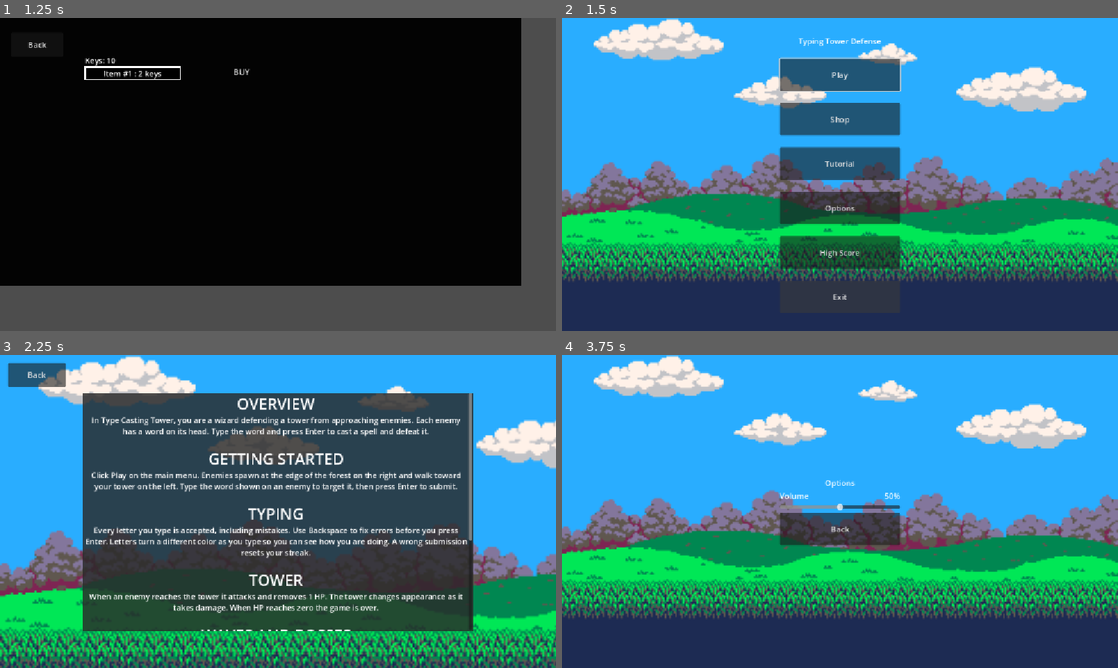
Above: before the commit, frames 1-4 (two rows, left to right).
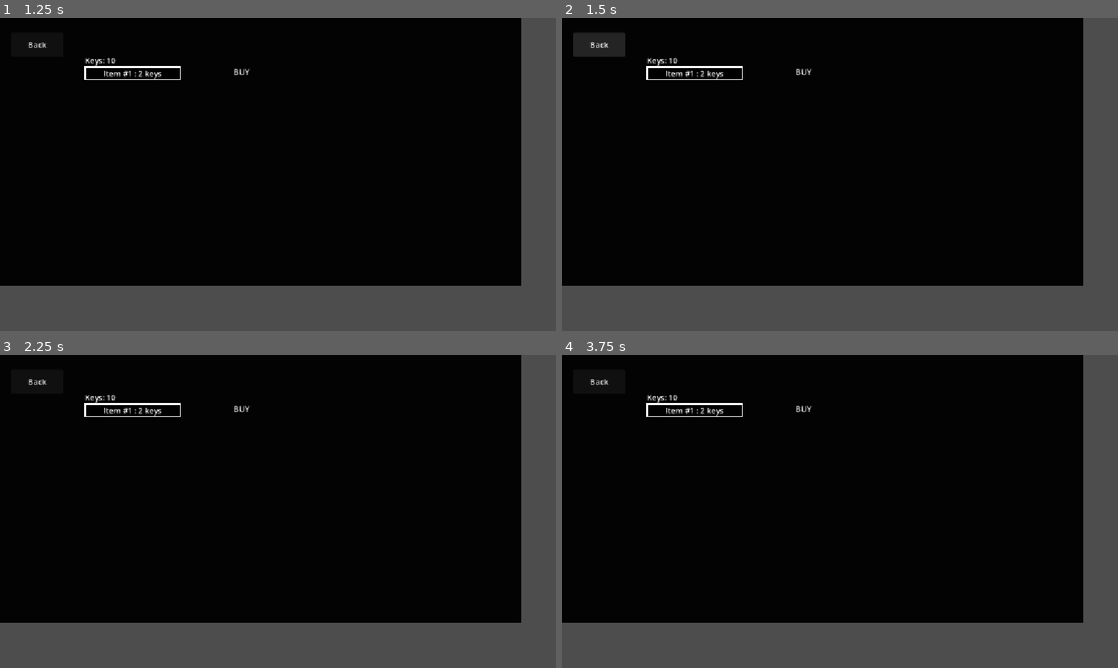
Above: after the commit, the same moments.

Repository: Lychiez/TypingTowerDefense
Game: Godot game, scene res://scenes/menus/main_menu.tscn
The game is run twice, just before and just after one commit, with the same random seed, the same clock (stepped at 60 frames per second) and the same inputs. Sound files missing from this copy of the repository are replaced by a short silence.
Inputs (mouse positions are in pixels of both pictures, inside the frame that each line leads up to):
- Up to frame 1 (1.25 s): click "Shop" at 0.5 s
- Up to frame 2 (1.5 s): click "Back" at 1.25 s
- Up to frame 3 (2.25 s): click (278, 502) at 2 s, where only the run before the commit has a clickable "Tutorial"
- Up to frame 4 (3.75 s): click "Back" at 2.75 s; click (840, 545) at 3.5 s, where only the run before the commit has a clickable "Options"

Frame 1 is identical in both runs. In frame 2, 100% of the frame differs, in the area x 0-100%, y 0-100%; in frame 3, 98%; in frame 4, 100%.

Commit message:
Removed all music fr and created one script and attached it to all return buttons to main menu

Diff:
--- a/game/type-casting-tower/scenes/game/game.tscn
+++ b/game/type-casting-tower/scenes/game/game.tscn
@@ -2,10 +2,10 @@
 
 [ext_resource type="Texture2D" uid="uid://b2gu0ea2h8er7" path="res://assets/Multi_Platformer_Tileset_Free/GrassLand/Background/GrassLand_Background_1.png" id="1_kelw5"]
 [ext_resource type="Script" uid="uid://t62321edhij1" path="res://scenes/game/gameplay.gd" id="1_otnwt"]
-[ext_resource type="Script" uid="uid://cvxwc4hib6pgk" path="res://scenes/game/return_button.gd" id="1_sul5r"]
 [ext_resource type="Texture2D" uid="uid://5685qryksv1" path="res://assets/Multi_Platformer_Tileset_Free/GrassLand/Background/GrassLand_Background_2.png" id="2_lfrn8"]
 [ext_resource type="Texture2D" uid="uid://bwy45db7p8ou2" path="res://assets/Multi_Platformer_Tileset_Free/GrassLand/Background/GrassLand_Background_5.png" id="3_5i0tg"]
 [ext_resource type="Texture2D" uid="uid://dwhx2rxaqoeqx" path="res://assets/Multi_Platformer_Tileset_Free/GrassLand/Props/GrassLand_Tree.png" id="4_lfrn8"]
+[ext_resource type="Script" uid="uid://ckw8fydfo2vhy" path="res://scripts/return_button.gd" id="6_4j704"]
 [ext_resource type="Texture2D" uid="uid://bt242uhnxdc3d" path="res://assets/images/TowerSpriteSheet.png" id="6_5i0tg"]
 [ext_resource type="PackedScene" uid="uid://ddj55mj6w515b" path="res://scenes/player/Player.tscn" id="7_otnwt"]
 [ext_resource type="PackedScene" uid="uid://gtbedv7aqoth" path="res://scenes/enemy/enemy.tscn" id="8_4j704"]
@@ -152,7 +152,6 @@
 texture = ExtResource("4_lfrn8")
 
 [node name="Textbox" type="RichTextLabel" parent="." unique_id=849033249]
-visible = false
 custom_minimum_size = Vector2(512, 128)
 layout_mode = 0
 offset_left = 344.0
@@ -175,7 +174,7 @@
 offset_right = 147.0
 offset_bottom = 99.0
 text = "Back"
-script = ExtResource("1_sul5r")
+script = ExtResource("6_4j704")
 
 [node name="EnemySprite" parent="." unique_id=288556815 instance=ExtResource("8_4j704")]
 position = Vector2(726.84045, 544.04)
--- a/game/type-casting-tower/scenes/game/return_button.gd
+++ /dev/null
@@ -1,7 +0,0 @@
-extends Control
-
-func _ready() -> void:
-	%ReturnButton.pressed.connect(_on_back_pressed)
-
-func _on_back_pressed() -> void:
-	get_tree().change_scene_to_file("res://scenes/menus/main_menu.tscn")
--- a/game/type-casting-tower/scenes/highscore/high_score.tscn
+++ b/game/type-casting-tower/scenes/highscore/high_score.tscn
@@ -2,7 +2,7 @@
 
 [ext_resource type="Script" uid="uid://dr5a48te54l5d" path="res://scenes/highscore/high_score.gd" id="1_cml1i"]
 [ext_resource type="Texture2D" uid="uid://c3lgifyva7j86" path="res://assets/images/GrassLand_Background_Guide.png" id="2_2kf0s"]
-[ext_resource type="Script" uid="uid://dggi2s34jjtlp" path="res://scenes/highscore/return_button.gd" id="3_cml1i"]
+[ext_resource type="Script" uid="uid://ckw8fydfo2vhy" path="res://scripts/return_button.gd" id="3_cml1i"]
 
 [node name="HighScore" type="Control" unique_id=1087629272]
 layout_mode = 3
--- a/game/type-casting-tower/scenes/highscore/return_button.gd
+++ /dev/null
@@ -1,7 +0,0 @@
-extends Control
-
-func _ready() -> void:
-	%ReturnButton.pressed.connect(_on_back_pressed)
-
-func _on_back_pressed() -> void:
-	get_tree().change_scene_to_file("res://scenes/menus/main_menu.tscn")
--- a/game/type-casting-tower/scenes/menus/main_menu.gd
+++ b/game/type-casting-tower/scenes/menus/main_menu.gd
@@ -1,5 +1,4 @@
 extends Control
-@onready var music: AudioStreamPlayer = $AudioStreamPlayer
 @onready var play_button: Button = %PlayButton
 @onready var shop_button: Button = %ShopButton
 @onready var tutorial_button: Button = %TutorialButton
@@ -9,7 +8,6 @@
 
 
 func _ready() -> void:
-	music.play(MusicState.music)
 	play_button.pressed.connect(_on_play_pressed)
 	shop_button.pressed.connect(_on_shop_pressed)
 	tutorial_button.pressed.connect(_on_tutorial_pressed)
--- a/game/type-casting-tower/scenes/menus/main_menu.tscn
+++ b/game/type-casting-tower/scenes/menus/main_menu.tscn
@@ -1,7 +1,6 @@
 [gd_scene format=3 uid="uid://cvu73adlupnos"]
 
 [ext_resource type="Script" uid="uid://drhv20ltlvb65" path="res://scenes/menus/main_menu.gd" id="1_xqga4"]
-[ext_resource type="AudioStream" uid="uid://c32nht6qutet1" path="res://assets/audio/From The Start - Laufey (shop theme).mp3" id="2_2o76q"]
 [ext_resource type="Texture2D" uid="uid://c3lgifyva7j86" path="res://assets/images/GrassLand_Background_Guide.png" id="2_ovrgc"]
 
 [node name="MainMenu" type="Control" unique_id=911543463]
@@ -12,11 +11,6 @@
 grow_horizontal = 2
 grow_vertical = 2
 script = ExtResource("1_xqga4")
-
-[node name="AudioStreamPlayer" type="AudioStreamPlayer" parent="." unique_id=73812665]
-stream = ExtResource("2_2o76q")
-volume_db = -32.0
-autoplay = true
 
 [node name="Background" type="TextureRect" parent="." unique_id=1170736907]
 layout_mode = 1
--- a/game/type-casting-tower/scenes/options/option_music.gd
+++ /dev/null
@@ -1,6 +0,0 @@
-extends Control
-
-@onready var music: AudioStreamPlayer = $AudioStreamPlayer
-
-func _ready() -> void:
-	music.play(MusicState.music)
--- a/game/type-casting-tower/scenes/options/options.gd
+++ /dev/null
@@ -1,6 +0,0 @@
-extends Control
-
-@onready var music: AudioStreamPlayer = $AudioStreamPlayer
-
-func _ready() -> void:
-	music.play(MusicState.options_position)
--- a/game/type-casting-tower/scenes/options/options.tscn
+++ b/game/type-casting-tower/scenes/options/options.tscn
@@ -1,9 +1,7 @@
 [gd_scene format=3 uid="uid://dayc3dw0wsghi"]
 
-[ext_resource type="Script" uid="uid://c3nyf7ctx0w44" path="res://scenes/options/return_button.gd" id="1_ac427"]
-[ext_resource type="Script" uid="uid://ctphs17c3nh8g" path="res://scenes/options/option_music.gd" id="1_g56r3"]
-[ext_resource type="AudioStream" uid="uid://c32nht6qutet1" path="res://assets/audio/From The Start - Laufey (shop theme).mp3" id="1_kmbin"]
 [ext_resource type="Texture2D" uid="uid://c3lgifyva7j86" path="res://assets/images/GrassLand_Background_Guide.png" id="2_qe4tn"]
+[ext_resource type="Script" uid="uid://ckw8fydfo2vhy" path="res://scripts/return_button.gd" id="4_025dt"]
 [ext_resource type="Script" uid="uid://btmreds7gaovr" path="res://scenes/options/VBoxContainter.gd" id="4_g56r3"]
 [ext_resource type="Script" uid="uid://dd652cr551d7r" path="res://scenes/options/Volume.gd" id="5_f2ajo"]
 
@@ -14,13 +12,6 @@
 anchor_bottom = 1.0
 grow_horizontal = 2
 grow_vertical = 2
-script = ExtResource("1_g56r3")
-
-[node name="AudioStreamPlayer" type="AudioStreamPlayer" parent="." unique_id=876722383]
-unique_name_in_owner = true
-stream = ExtResource("1_kmbin")
-volume_db = -32.0
-autoplay = true
 
 [node name="Background" type="TextureRect" parent="." unique_id=969090818]
 layout_mode = 1
@@ -75,4 +66,4 @@
 custom_minimum_size = Vector2(250, 67)
 layout_mode = 2
 text = "Back"
-script = ExtResource("1_ac427")
+script = ExtResource("4_025dt")
--- a/game/type-casting-tower/scenes/options/return_button.gd
+++ /dev/null
@@ -1,10 +0,0 @@
-extends Button
-
-@onready var music: AudioStreamPlayer = %AudioStreamPlayer
-
-func _ready() -> void:
-	pressed.connect(_on_pressed)
-
-func _on_pressed() -> void:
-	MusicState.music = music.get_playback_position()
-	get_tree().change_scene_to_file("res://scenes/menus/main_menu.tscn")
--- a/game/type-casting-tower/scenes/shop/return_button.gd
+++ /dev/null
@@ -1,10 +0,0 @@
-extends Button
-
-@onready var music: AudioStreamPlayer = %AudioStreamPlayer
-
-func _ready() -> void:
-	pressed.connect(_on_pressed)
-
-func _on_pressed() -> void:
-	MusicState.music = music.get_playback_position()
-	get_tree().change_scene_to_file("res://scenes/menus/main_menu.tscn")
--- a/game/type-casting-tower/scenes/shop/shop.tscn
+++ b/game/type-casting-tower/scenes/shop/shop.tscn
@@ -1,8 +1,7 @@
 [gd_scene format=3 uid="uid://begokwvgr3efm"]
 
-[ext_resource type="Script" uid="uid://dgh6c1n6e78ts" path="res://scenes/shop/return_button.gd" id="1_0jbbo"]
 [ext_resource type="Script" uid="uid://ckvpitjvpsr5d" path="res://scenes/shop/shop_logic.gd" id="1_7lxhl"]
-[ext_resource type="AudioStream" uid="uid://c32nht6qutet1" path="res://assets/audio/From The Start - Laufey (shop theme).mp3" id="2_qaxay"]
+[ext_resource type="Script" uid="uid://ckw8fydfo2vhy" path="res://scripts/return_button.gd" id="2_qaxay"]
 
 [sub_resource type="StyleBoxFlat" id="StyleBoxFlat_ctpgp"]
 bg_color = Color(0, 0, 0, 1)
@@ -47,12 +46,7 @@
 offset_right = 131.0
 offset_bottom = 80.0
 text = "Back"
-script = ExtResource("1_0jbbo")
-
-[node name="AudioStreamPlayer" type="AudioStreamPlayer" parent="." unique_id=95347937]
-unique_name_in_owner = true
-stream = ExtResource("2_qaxay")
-volume_db = -32.0
+script = ExtResource("2_qaxay")
 
 [node name="MarginContainer" type="MarginContainer" parent="." unique_id=2120021373]
 layout_mode = 1
--- a/game/type-casting-tower/scenes/shop/shop_music.gd
+++ /dev/null
@@ -1,6 +0,0 @@
-extends Control
-
-@onready var music: AudioStreamPlayer = $AudioStreamPlayer
-
-func _ready() -> void:
-	music.play(MusicState.music)
--- a/game/type-casting-tower/scenes/tutorial/return_button.gd
+++ /dev/null
@@ -1,7 +0,0 @@
-extends Control
-
-func _ready() -> void:
-	%ReturnButton.pressed.connect(_on_back_pressed)
-
-func _on_back_pressed() -> void:
-	get_tree().change_scene_to_file("res://scenes/menus/main_menu.tscn")
--- a/game/type-casting-tower/scenes/tutorial/tutorial.gd
+++ b/game/type-casting-tower/scenes/tutorial/tutorial.gd
@@ -5,7 +5,6 @@
 @onready var panel: PanelContainer = $PanelContainer
 @onready var text: RichTextLabel = $PanelContainer/MarginContainer/Text
 @onready var return_button: Button = $ReturnButton
-@onready var music: AudioStreamPlayer = $AudioStreamPlayer
 
 
 const TUTORIAL_TEXT := """[font_size=32]OVERVIEW[/font_size]
@@ -32,6 +31,5 @@
 """
 
 func _ready() -> void:
-	music.play(MusicState.music)
 
 	text.text = TUTORIAL_TEXT
--- a/game/type-casting-tower/scenes/tutorial/tutorial.tscn
+++ b/game/type-casting-tower/scenes/tutorial/tutorial.tscn
@@ -1,9 +1,8 @@
 [gd_scene format=3 uid="uid://by5d5ifaempve"]
 
 [ext_resource type="Script" uid="uid://bd6idsrifm42" path="res://scenes/tutorial/tutorial.gd" id="1_g40di"]
-[ext_resource type="AudioStream" uid="uid://c32nht6qutet1" path="res://assets/audio/From The Start - Laufey (shop theme).mp3" id="1_pq3l0"]
+[ext_resource type="Script" uid="uid://ckw8fydfo2vhy" path="res://scripts/return_button.gd" id="3_bmltb"]
 [ext_resource type="Texture2D" uid="uid://c3lgifyva7j86" path="res://assets/images/GrassLand_Background_Guide.png" id="3_g7eoy"]
-[ext_resource type="Script" uid="uid://c3nyf7ctx0w44" path="res://scenes/options/return_button.gd" id="6_hsofu"]
 
 [sub_resource type="StyleBoxFlat" id="StyleBoxFlat_g40di"]
 bg_color = Color(0.16206557, 0.1620656, 0.16206554, 0.8235294)
@@ -16,11 +15,6 @@
 grow_horizontal = 2
 grow_vertical = 2
 script = ExtResource("1_g40di")
-
-[node name="AudioStreamPlayer" type="AudioStreamPlayer" parent="." unique_id=2006148972]
-unique_name_in_owner = true
-stream = ExtResource("1_pq3l0")
-volume_db = -32.0
 
 [node name="Background" type="TextureRect" parent="." unique_id=2112377243]
 layout_mode = 1
@@ -59,6 +53,7 @@
 color = Color(0.18717614, 0.18717614, 0.18717614, 1)
 
 [node name="ReturnButton" type="Button" parent="." unique_id=156469243]
+unique_name_in_owner = true
 custom_minimum_size = Vector2(120, 50)
 custom_maximum_size = Vector2(120, 50)
 layout_mode = 1
@@ -66,4 +61,4 @@
 offset_left = 16.0
 offset_top = 16.0
 text = "Back"
-script = ExtResource("6_hsofu")
+script = ExtResource("3_bmltb")
Not shown, removed: game/type-casting-tower/scenes/game/return_button.gd.uid
Not shown, removed: game/type-casting-tower/scenes/highscore/return_button.gd.uid
Not shown, removed: game/type-casting-tower/scenes/options/option_music.gd.uid
Not shown, removed: game/type-casting-tower/scenes/options/options.gd.uid
Not shown, removed: game/type-casting-tower/scenes/options/return_button.gd.uid
Not shown, removed: game/type-casting-tower/scenes/shop/return_button.gd.uid
Not shown, removed: game/type-casting-tower/scenes/shop/shop_music.gd.uid
Not shown, removed: game/type-casting-tower/scenes/tutorial/return_button.gd.uid
